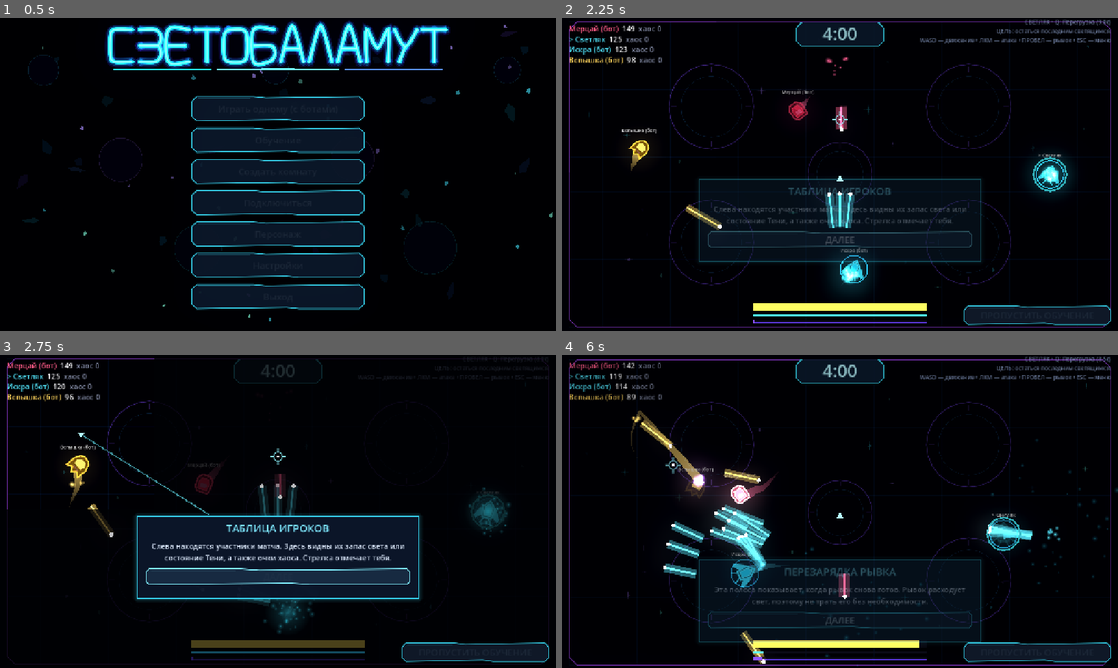
Above: before the commit, frames 1-4 (two rows, left to right).
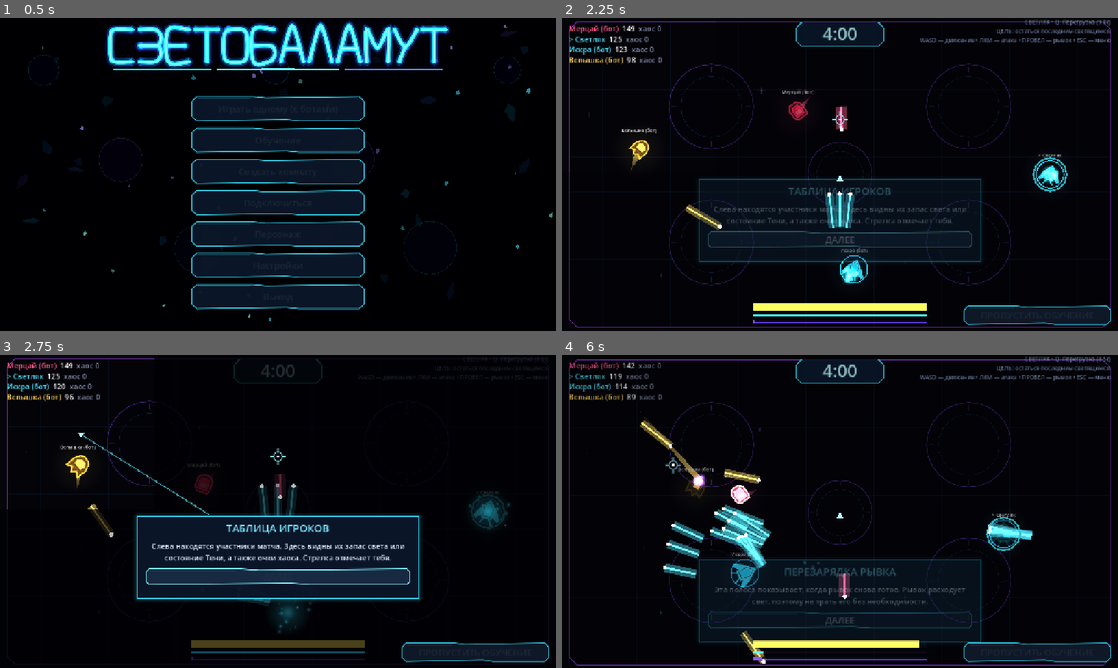
Above: after the commit, the same moments.

Repository: DvoreZZKy/svetobalamut
Game: Godot game, scene res://scenes/menu.tscn
Two runs of this game, one before a commit and one after it. Both use one fixed random seed, a clock stepped at 60 frames per second and the inputs below.
Inputs (mouse positions are in pixels of both pictures, inside the frame that each line leads up to):
- Up to frame 1 (0.5 s): no input
- Up to frame 2 (2.25 s): click "Играть одному (с ботами)" at 0.5 s; tap Enter (restart) at 1.25 s; move the mouse to (962, 158) at 1.27 s; hold D (right) 1.28-2 s; hold Space (dash) 1.28-2 s; tap Q (ability) at 1.35 s; click (962, 158) at 1.42 s; click "ДАЛЕЕ" at 2 s
- Up to frame 3 (2.75 s): no input
- Up to frame 4 (6 s): move the mouse to (728, 527) at 2.77 s; hold S (down) 2.78-3.53 s; tap Space (dash) at 2.85, 4.55 s; tap E (possess) at 3.05, 5.3 s; move the mouse to (895, 442) at 3.52 s; hold D (right) 3.53-4.28 s; hold E (possess) 3.53-4.28 s; tap Q (ability) at 3.8, 4.35 s; move the mouse to (812, 574) at 4.27 s; hold W (up) 4.28-5.03 s; click (812, 574) at 4.42 s; move the mouse to (1006, 558) at 5.02 s; hold Space (dash) 5.03-5.78 s; hold A (left) from 5.03 s (still down); move the mouse to (673, 464) at 5.77 s; click (673, 464) at 5.85 s

Frame 1 is identical in both runs. In frame 2, 0.6% of the frame differs, in the area x 11-95%, y 8-88%; in frame 3, 0.2%; in frame 4, 1.2%, in the area x 11-100%, y 8-97%.

Commit message:
Optimize arena rendering and reduce frame-time spikes

Diff:
--- a/scripts/arena.gd
+++ b/scripts/arena.gd
@@ -33,6 +33,7 @@
 var cam: Camera2D
 var ambient_layer: Node2D
 var ambient_motes: Array[Dictionary] = []
+var ambient_redraw_timer := 0.0
 var trail_layer: Node2D
 var ent_layer: Node2D
 var bullet_layer: Node2D
@@ -83,12 +84,12 @@
 	is_client = G.mode == "client"
 	local_id = multiplayer.get_unique_id() if G.mode != "single" else 1
 	var arena_env := G.make_env()
-	arena_env.environment.glow_enabled = true
-	arena_env.environment.glow_intensity = 0.62
-	arena_env.environment.glow_strength = 0.72
-	arena_env.environment.glow_bloom = 0.08
+	arena_env.environment.glow_enabled = false
+	arena_env.environment.glow_intensity = 0.0
+	arena_env.environment.glow_strength = 0.0
+	arena_env.environment.glow_bloom = 0.0
 	for glow_level in range(1, 7):
-		arena_env.environment.set_glow_level(glow_level, 0.10 if glow_level <= 3 else 0.0)
+		arena_env.environment.set_glow_level(glow_level, 0.0)
 	add_child(arena_env)
 	cam = Camera2D.new()
 	cam.position = ARENA / 2.0
@@ -409,7 +410,7 @@
 func _seed_ambient() -> void:
 	var rng := RandomNumberGenerator.new()
 	rng.randomize()
-	for i in 22:
+	for i in 8:
 		ambient_motes.append({
 			"p": Vector2(rng.randf_range(35.0, ARENA.x - 35.0), rng.randf_range(35.0, ARENA.y - 35.0)),
 			"v": Vector2.from_angle(rng.randf_range(0.0, TAU)) * rng.randf_range(7.0, 20.0),
@@ -422,8 +423,12 @@
 func _update_ambient(dt: float) -> void:
 	if dt <= 0.0:
 		return
+	ambient_redraw_timer -= dt
+	if ambient_redraw_timer > 0.0:
+		return
+	ambient_redraw_timer = 0.06
 	for mote in ambient_motes:
-		mote.p += mote.v * dt
+		mote.p += mote.v * 0.06
 		if mote.p.x < 20.0 or mote.p.x > ARENA.x - 20.0:
 			mote.v.x *= -1.0
 		if mote.p.y < 20.0 or mote.p.y > ARENA.y - 20.0:
@@ -698,7 +703,7 @@
 	lbl.add_theme_font_size_override("font_size", 14)
 	root.add_child(lbl)
 	var line := Line2D.new()
-	line.width = 28.0
+	line.width = 18.0
 	line.width_curve = trail_curve
 	line.gradient = trail_grad
 	line.joint_mode = Line2D.LINE_JOINT_BEVEL
@@ -814,7 +819,7 @@
 			var point_count := line.get_point_count()
 			if point_count == 0 or line.get_point_position(point_count - 1).distance_squared_to(pv.pos) >= 81.0 or pd.dt:
 				line.add_point(pv.pos)
-			var maxp := 30 if pd.dt else 20
+			var maxp := 12 if pd.dt else 8
 			while line.get_point_count() > maxp:
 				line.remove_point(0)
 		elif line.get_point_count() > 0:
@@ -1064,14 +1069,14 @@
 	for child in fx_layer.get_children():
 		if child is CPUParticles2D:
 			active_bursts += 1
-	if active_bursts >= (16 if important else 8):
+	if active_bursts >= (6 if important else 3):
 		return
 	var p := CPUParticles2D.new()
 	p.position = pos
 	p.texture = halo_tex
 	p.material = add_mat
-	p.amount = mini(amount, 30)
-	p.lifetime = minf(life, 0.65)
+	p.amount = mini(amount, 14)
+	p.lifetime = minf(life, 0.42)
 	p.one_shot = true
 	p.explosiveness = 1.0
 	p.direction = Vector2.RIGHT
@@ -1087,7 +1092,7 @@
 	p.color_ramp = fade_grad
 	fx_layer.add_child(p)
 	p.emitting = true
-	get_tree().create_timer(minf(life, 0.65) + 0.3).timeout.connect(p.queue_free)
+	get_tree().create_timer(minf(life, 0.42) + 0.2).timeout.connect(p.queue_free)
 
 
 func flash(pos: Vector2, radius: float, col: Color, dur := 0.4) -> void:
